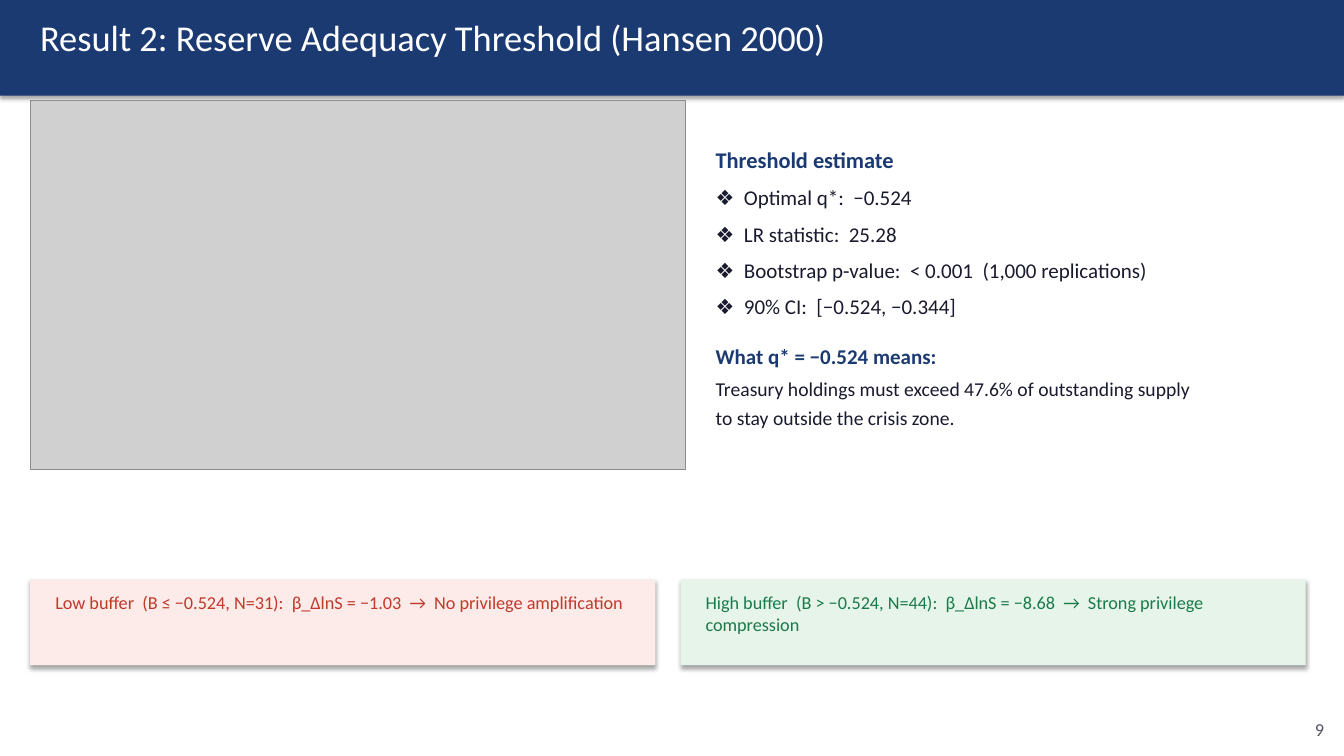
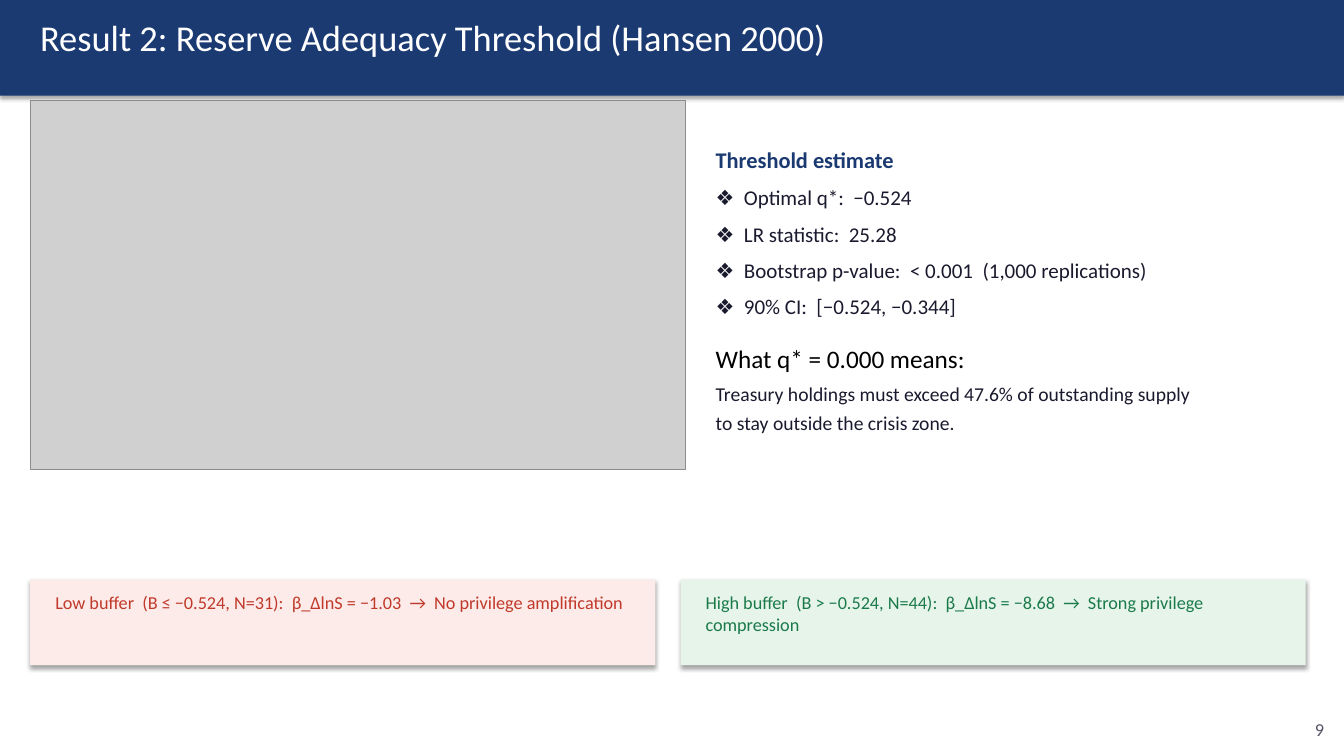
Before and after one commit to kimmireu0921/Stablecoins-and-the-Exorbitant-Privilege, a slide deck: slide 9 of 0512_Stablecoins_Presentation.pptx. Drawn at 1344x756 pixels with LibreOffice and Linux fonts; fonts in the diff are those of the drawing; grey boxes stand for pictures. Boxes give left, top, right and bottom in pixels: in the first picture for what was removed or moved away, otherwise in the second. Text is boxed around its words. In the diff, an @@ line names an element or a change of style, - is before the commit and + after.

```diff
--- a/0512_Stablecoins_Presentation.pptx
+++ b/0512_Stablecoins_Presentation.pptx
@@ text at bbox=[716, 350, 965, 372]: text changed; size 15 to 18 pt; text colour #1B3A72 to #000000; bold off @@
-What q* = −0.524 means:
+What q* = 0.000 means:
```
Also in this commit, not shown: 6 other slides changed, 4 other files.
